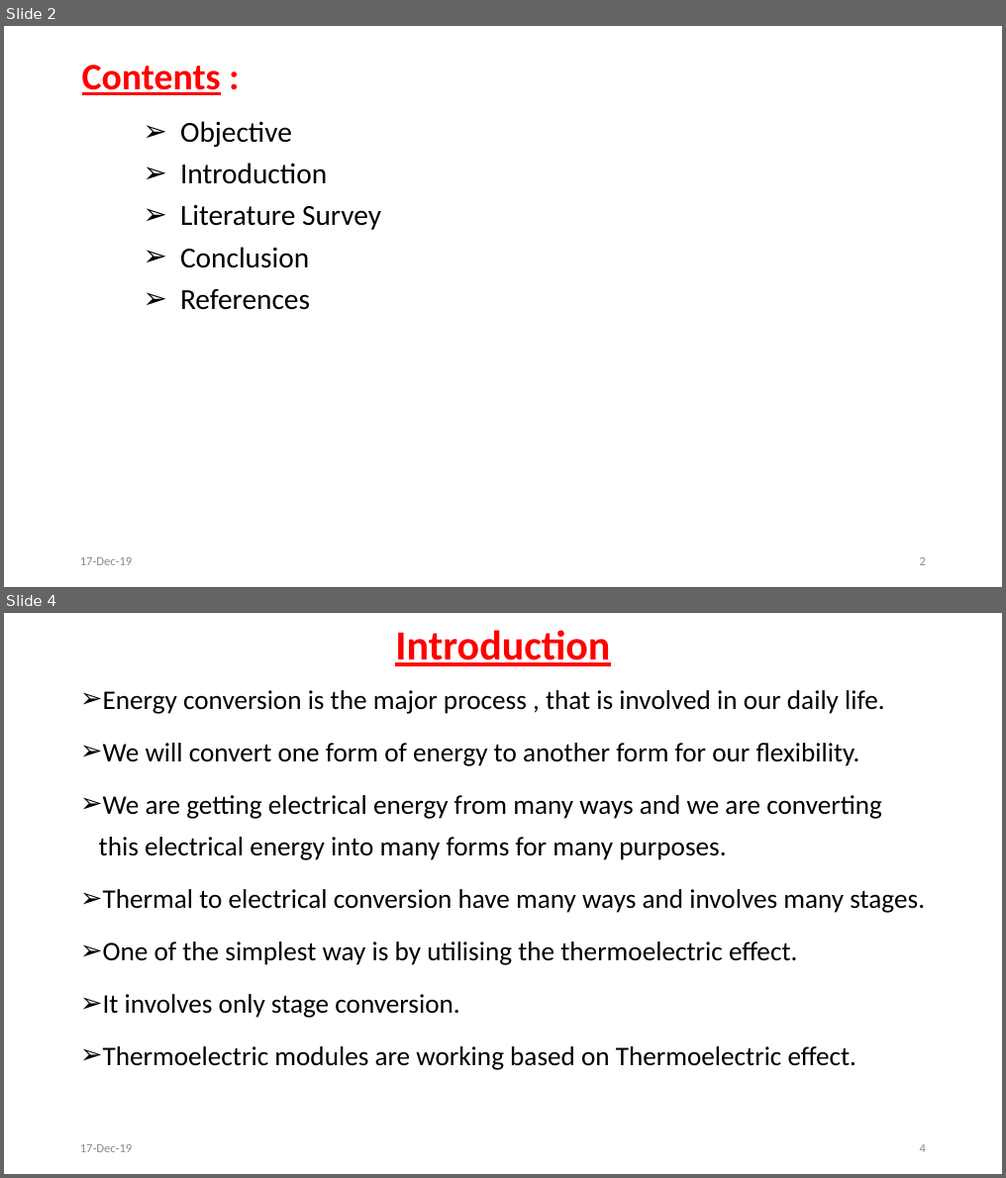
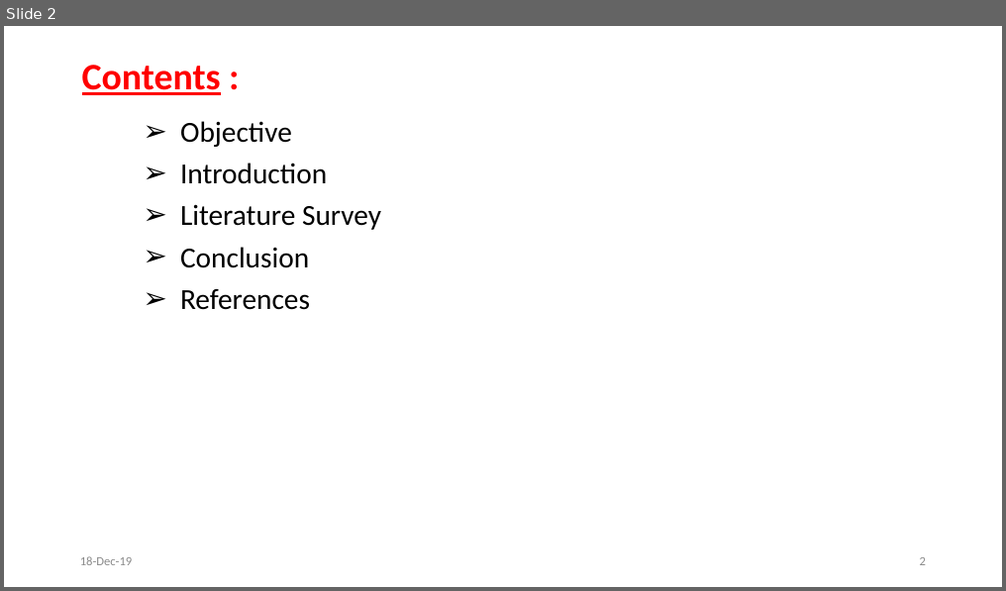
Before and after one commit to svec-final-year-project-eee/Project, a slide deck: First Review/First Oral Presentation.pptx. Shown one above the other, each under a label of ours: slides 2 and 4 before the commit, slide 2 after it; the slides between them are not shown. The pictures are 1006x1178 and 1006x591 pixels, drawn with LibreOffice and Linux fonts; fonts in the diff are those of the drawing. Boxes give left, top, right and bottom in pixels: in the first picture for what was removed or moved away, otherwise in the second. Text is boxed around its words. In the diff, an @@ line names an element or a change of style, - is before the commit and + after.

```diff
--- a/First Review/First Oral Presentation.pptx
+++ b/First Review/First Oral Presentation.pptx
@@ slide 4 removed at bbox=[4, 613, 1002, 1174], background #FFFFFF @@
@@ title removed at bbox=[395, 630, 610, 666] @@
-Introduction
@@ text removed at bbox=[99, 690, 925, 1070] @@
-➢ Energy conversion is the major process , that is involved in our daily life.
-➢ We will convert one form of energy to another form for our flexibility.
-➢ We are getting electrical energy from many ways and we are converting this electrical energy into many forms for many purposes.
-➢ Thermal to electrical conversion have many ways and involves many stages.
-➢ One of the simplest way is by utilising the thermoelectric effect.
-➢ It involves only stage conversion.
-➢ Thermoelectric modules are working based on Thermoelectric effect.
@@ text removed at bbox=[80, 1145, 133, 1153] @@
-17-Dec-19
@@ page number removed at bbox=[920, 1145, 926, 1153] @@
-4
@@ slide 2 changed as well @@
@@ text at bbox=[80, 557, 133, 566]: text changed @@
-17-Dec-19
+18-Dec-19
```
Also in this commit, not shown: 4 other slides changed, 5 slides added, 23 other slides removed.
